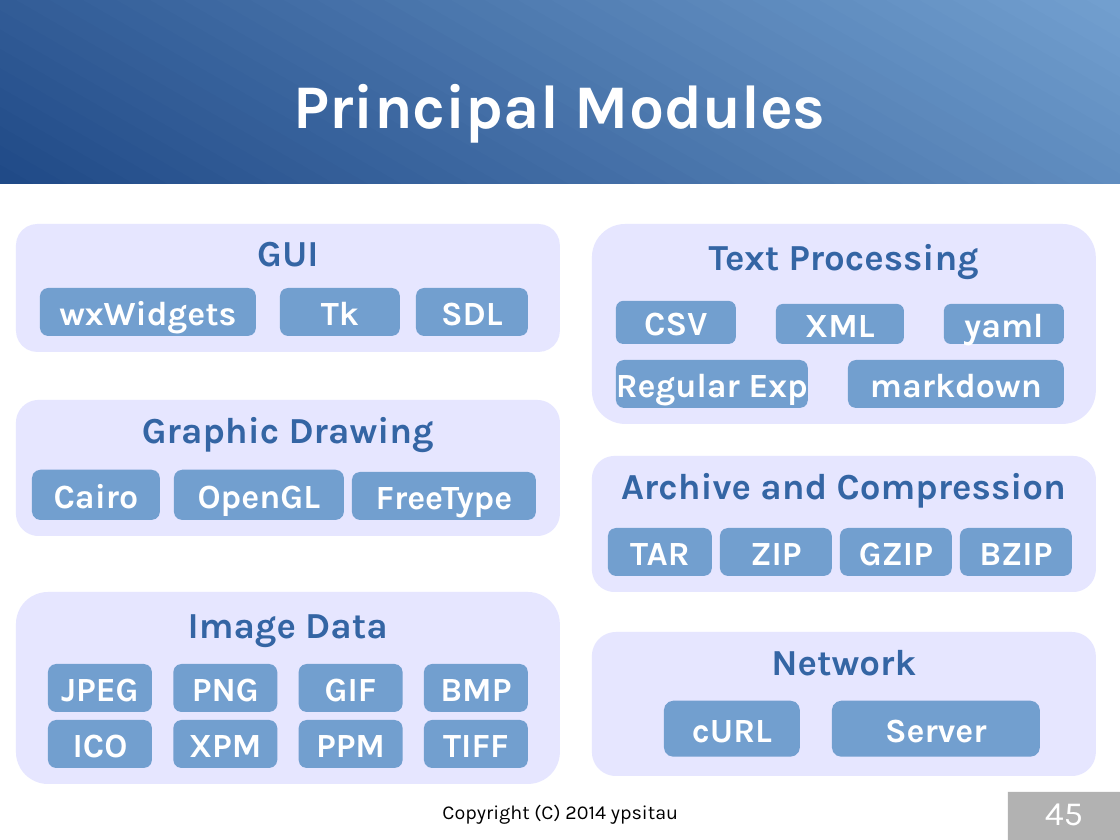
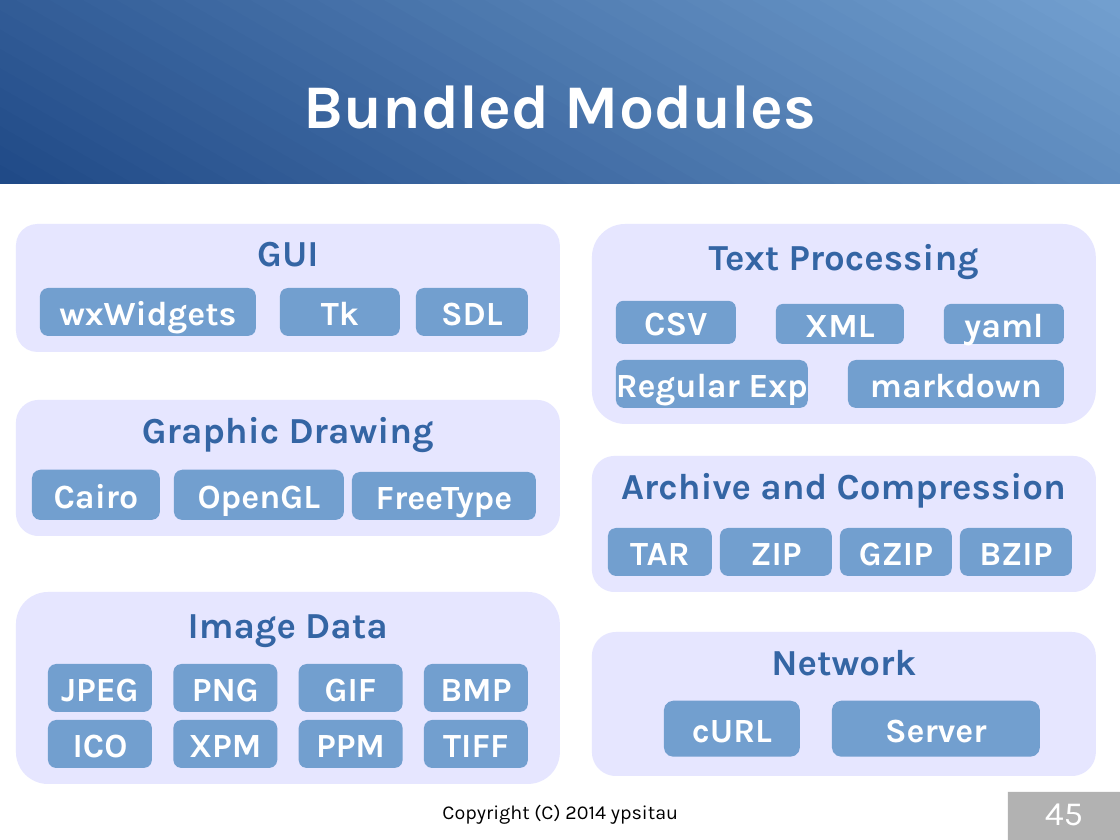
Before and after one commit to gura-lang/gura-doc, a slide deck: slide 45 of presentation/gura-introduction-e.odp. Drawn at 1120x840 pixels with LibreOffice and Linux fonts; fonts in the diff are those of the drawing. Boxes give left, top, right and bottom in pixels: in the first picture for what was removed or moved away, otherwise in the second. Text is boxed around its words. In the diff, an @@ line names an element or a change of style, - is before the commit and + after.

```diff
--- a/presentation/gura-introduction-e.odp
+++ b/presentation/gura-introduction-e.odp
@@ title at <box>303,85,816,129</box>: text changed @@
-Principal Modules
+Bundled Modules
```
Also in this commit, not shown: 12 other slides changed, 1 other file.
